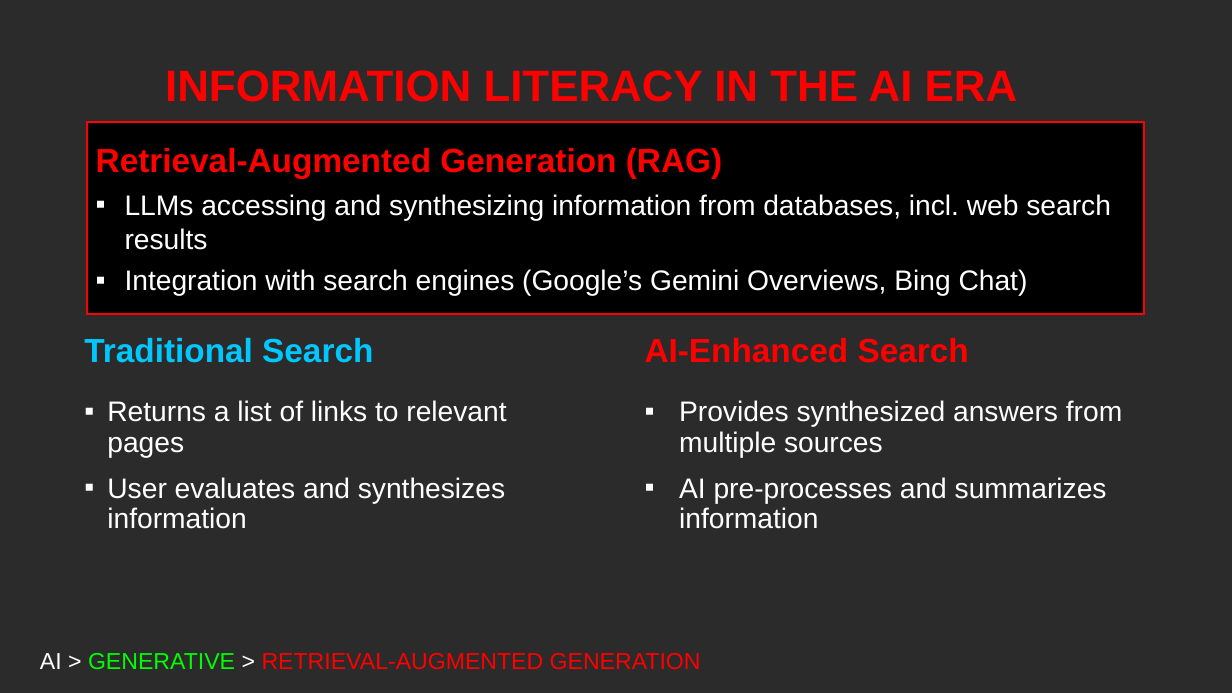
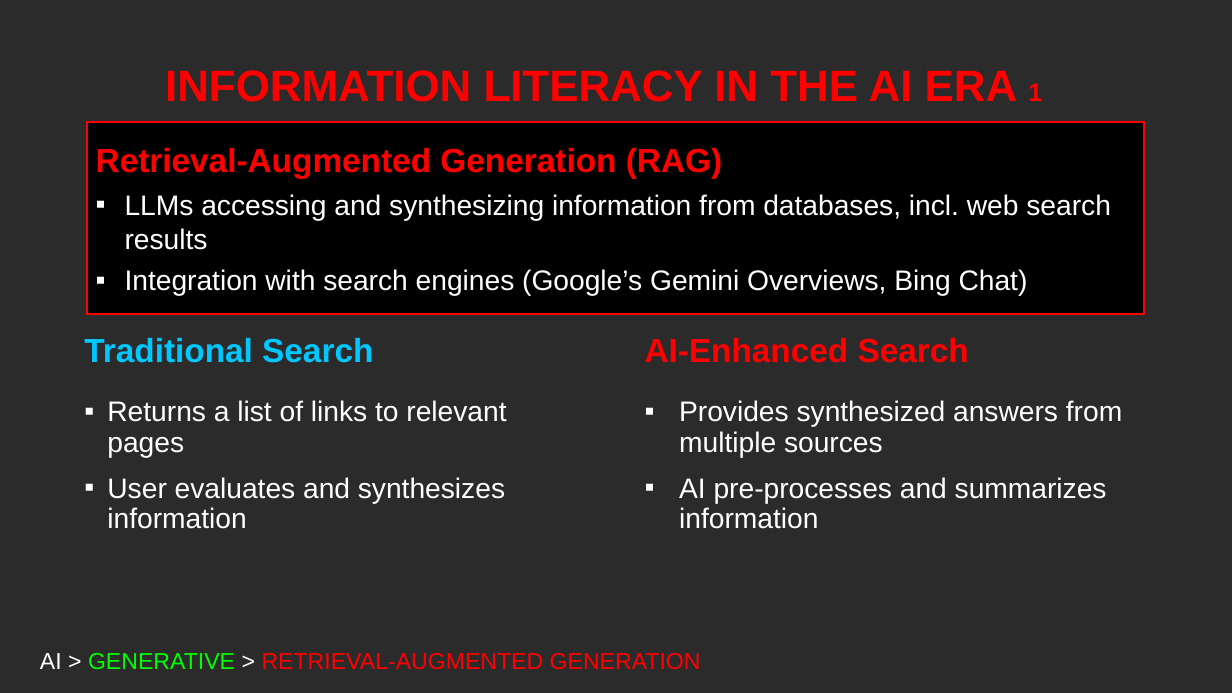
Before and after one commit to CSCI-1100/class_resources_public, a slide deck: slide 33 of downloads/ai_ml_slides.pptx. Drawn at 1232x693 pixels with LibreOffice and Linux fonts; fonts in the diff are those of the drawing; background and template pictures are left out; a plain dark background stands for a picture behind light text. Boxes give left, top, right and bottom in pixels: in the first picture for what was removed or moved away, otherwise in the second. Text is boxed around its words. In the diff, an @@ line names an element or a change of style, - is before the commit and + after.

```diff
--- a/downloads/ai_ml_slides.pptx
+++ b/downloads/ai_ml_slides.pptx
@@ title at <box>165,70,1042,102</box>: text changed @@
-INFORMATION LITERACY IN THE AI ERA
+INFORMATION LITERACY IN THE AI ERA 1
```
Also in this commit, not shown: 9 other slides changed, 1 other file.
